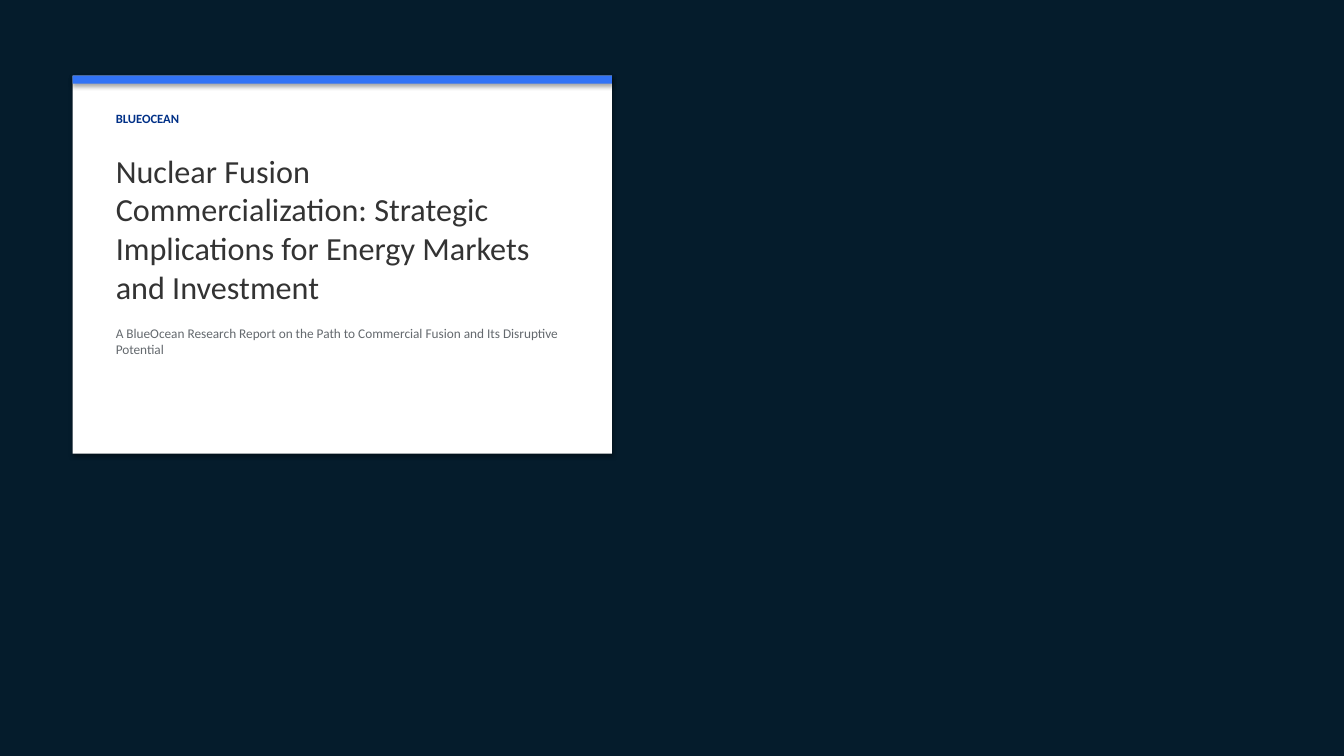
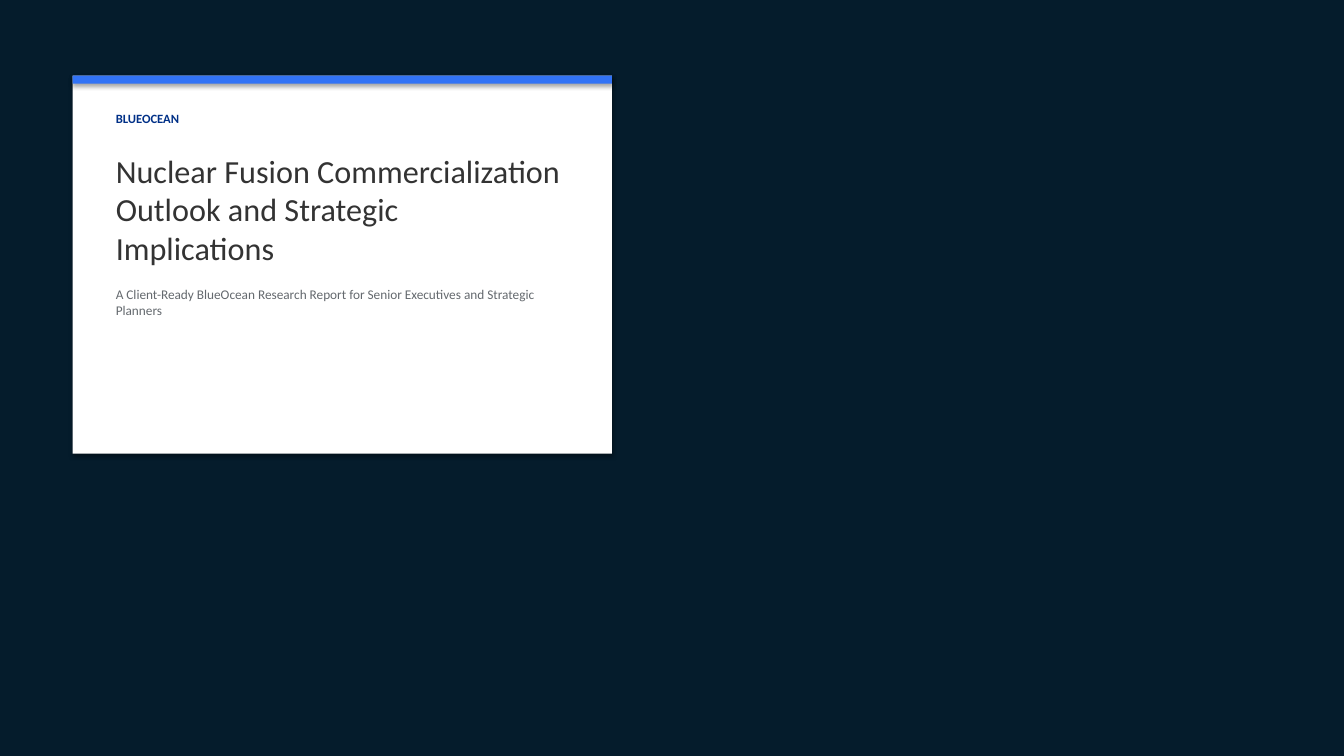
Before and after one commit to yt-feng/gen_rpt, a slide deck: slide 1 of reports/2026-05-14-nuclear-fusion-commercialization-outlook-and-strategic-impli/report.pptx. Drawn at 1344x756 pixels with LibreOffice and Linux fonts; fonts in the diff are those of the drawing; background and template pictures are left out. Boxes give left, top, right and bottom in pixels: in the first picture for what was removed or moved away, otherwise in the second. Text is boxed around its words. In the diff, an @@ line names an element or a change of style, - is before the commit and + after.

```diff
--- a/reports/2026-05-14-nuclear-fusion-commercialization-outlook-and-strategic-impli/report.pptx
+++ b/reports/2026-05-14-nuclear-fusion-commercialization-outlook-and-strategic-impli/report.pptx
@@ text at [116, 160, 560, 315]: text changed; size 23 to 9.5 pt; text colour #333333 to #64696E @@
-Nuclear Fusion Commercialization: Strategic Implications for Energy Markets and Investment
-A BlueOcean Research Report on the Path to Commercial Fusion and Its Disruptive Potential
+Nuclear Fusion Commercialization Outlook and Strategic Implications
+A Client-Ready BlueOcean Research Report for Senior Executives and Strategic Planners
```
Also in this commit, not shown: 4 other slides changed, 9 slides added, 6 slides removed, 50 other files.
